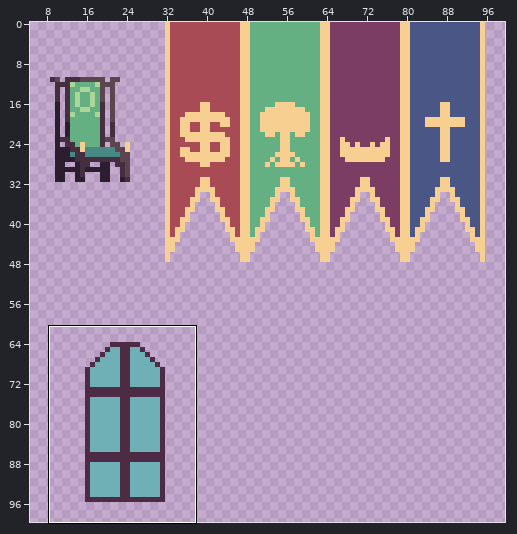
Two states of a pixel-art file, Assets/Art/Stuff/Furniture.aseprite. The picture above shows the old version from afar; the outline marks the close-up.
Close-up. Earlier state:
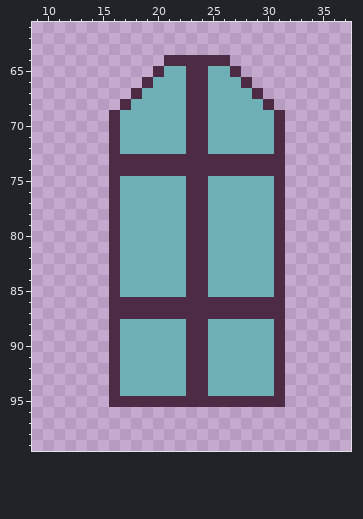
128x128 pixels, 1 frame. Shown: x 9..37, y 61..99. The wide view leaves out empty margins.
Once edited:
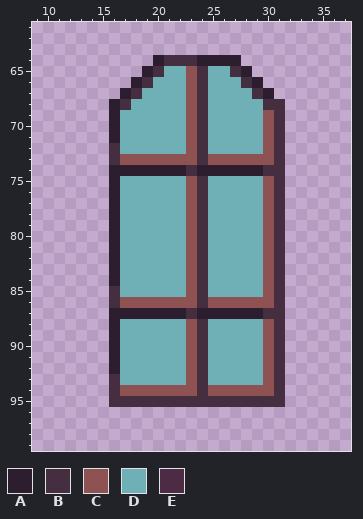
Palette (. is transparent): A #2d1e2f  B #452e3f  C #8f5252  D #6fb0b7  E #4e2b45
Edits made:
Layer "Banners":
The edit adds colour A in row 64 at x 20 and 27; in row 65 at x 19 and 28; in row 66 at x 18 and 29; in row 67 at x 17 and 30; in row 68 at x 16.
Colour E gives way to colour A in row 64 at x 24 to 26; in rows 69 to 71 at x 16; in row 74 at x 16 to 22 and 24 to 29; in rows 75 to 84 at x 16; in row 87 at x 16 to 22 and 24 to 29; in rows 88 to 92 at x 16.
The edit adds colour B in row 68 at x 31.
Colour E gives way to colour B in row 64 at x 21 to 23; in row 65 at x 20, 24 and 27; in row 66 at x 19, 24 and 28; in row 67 at x 18, 24 and 29; in row 68 at x 17, 24 and 30; in rows 69 to 71 at x 24 and 31.
Colour E gives way to colour B in rows 72 to 73 at x 16, 24 and 31; in row 74 at x 23 and 30 to 31; in rows 75 to 84 at x 24 and 31; in rows 85 to 86 at x 16, 24 and 31; in row 87 at x 23 and 30 to 31; in rows 88 to 92 at x 24 and 31.
Colour E gives way to colour B in rows 93 to 94 at x 16, 24 and 31; in row 95 at x 16 to 31.
Colour D gives way to colour C in rows 69 to 72 at x 30; in rows 75 to 85 at x 30; in rows 88 to 93 at x 30; in row 94 at x 17 to 22 and 25 to 30.
Colour E gives way to colour C in rows 65 to 72 at x 23; in row 73 at x 17 to 23 and 25 to 30; in rows 75 to 85 at x 23; in row 86 at x 17 to 23 and 25 to 30; in rows 88 to 94 at x 23.
Boxes around the changes in both close-ups, in picture pixels (x1, y1, x2, y2):
changed: (109, 55, 285, 407)
